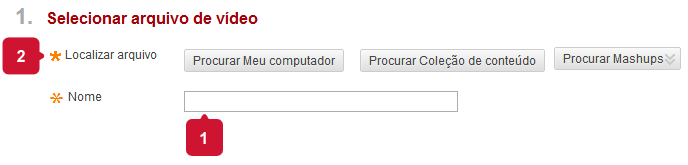
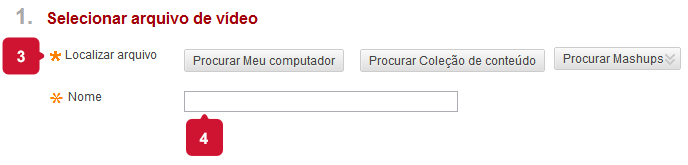
Layer changes from the first w=688, h=165 image to the second:
renamed "1" to "4", painted on it over [199, 132, 208, 144]
painted on "Forma 8 cópia 4", masked it over [188, 116, 221, 144]
renamed "2" to "3", painted on it over [17, 50, 25, 63]
painted on "Forma 8 cópia 3", masked it over [4, 39, 43, 73]
